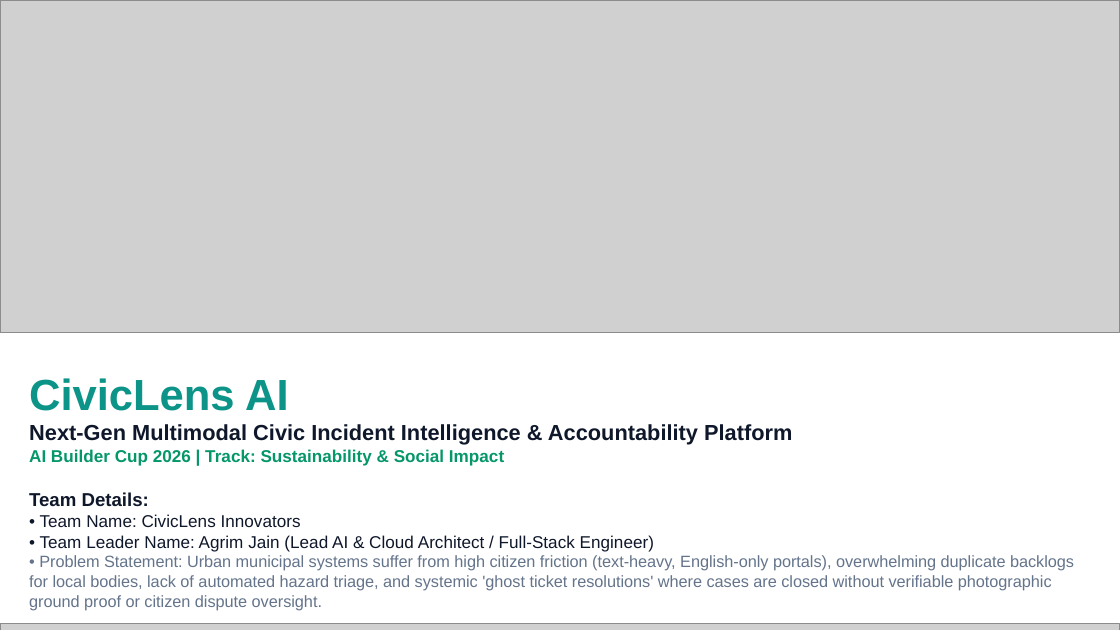
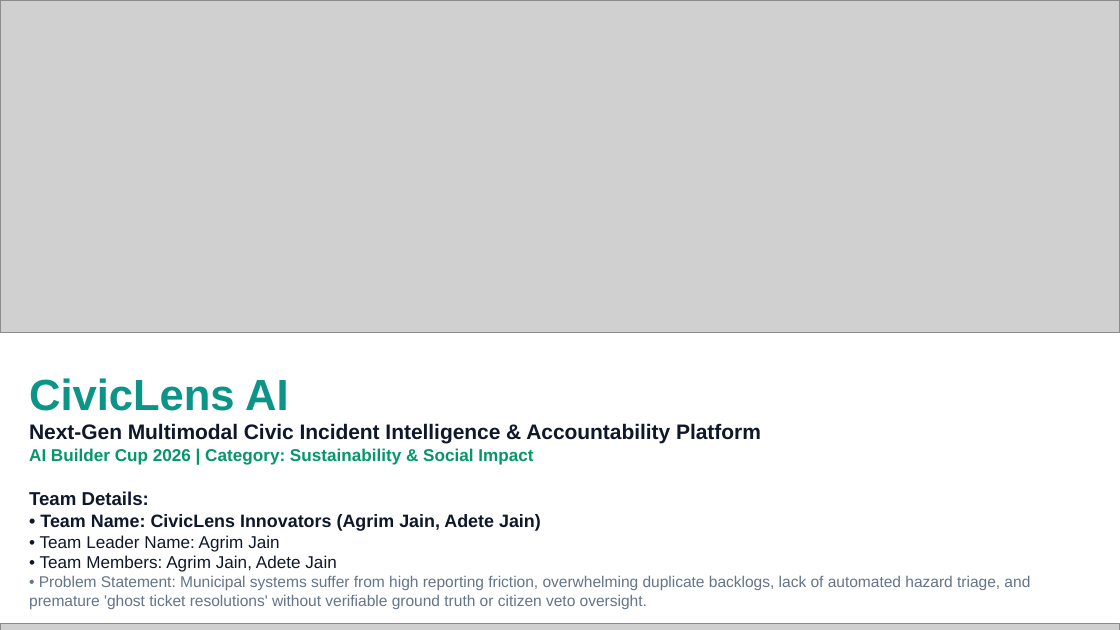
Before and after one commit to androninja/civiclens-ai, a slide deck: slide 1 of CivicLens_AI_Pitch_Deck.pptx. Drawn at 1120x630 pixels with LibreOffice and Linux fonts; fonts in the diff are those of the drawing; grey boxes stand for pictures. Boxes give left, top, right and bottom in pixels: in the first picture for what was removed or moved away, otherwise in the second. Text is boxed around its words. In the diff, an @@ line names an element or a change of style, - is before the commit and + after.

```diff
--- a/CivicLens_AI_Pitch_Deck.pptx
+++ b/CivicLens_AI_Pitch_Deck.pptx
@@ text at (29,448,533,465): text changed @@
-AI Builder Cup 2026 | Track: Sustainability & Social Impact
+AI Builder Cup 2026 | Category: Sustainability & Social Impact
@@ text at (29,423,761,444): size 14 to 13.5 pt in "Next-Gen Multimodal Civic Incident Intelligence & Accountabi ..." @@
@@ text at (29,514,1030,609): text changed; size 10.5 to 10 pt @@
-• Team Name: CivicLens Innovators
-• Team Leader Name: Agrim Jain (Lead AI & Cloud Architect / Full-Stack Engineer)
-• Problem Statement: Urban municipal systems suffer from high citizen friction (text-heavy, English-only portals), overwhelming duplicate backlogs for local bodies, lack of automated hazard triage, and systemic 'ghost ticket resolutions' where cases are closed without verifiable photographic ground proof or citizen dispute oversight.
+• Team Name: CivicLens Innovators (Agrim Jain, Adete Jain)
+• Team Leader Name: Agrim Jain
+• Team Members: Agrim Jain, Adete Jain
+• Problem Statement: Municipal systems suffer from high reporting friction, overwhelming duplicate backlogs, lack of automated hazard triage, and premature 'ghost ticket resolutions' without verifiable ground truth or citizen veto oversight.
```
Also in this commit, not shown: 2 other slides changed, 2 slides removed, 1 other file.
